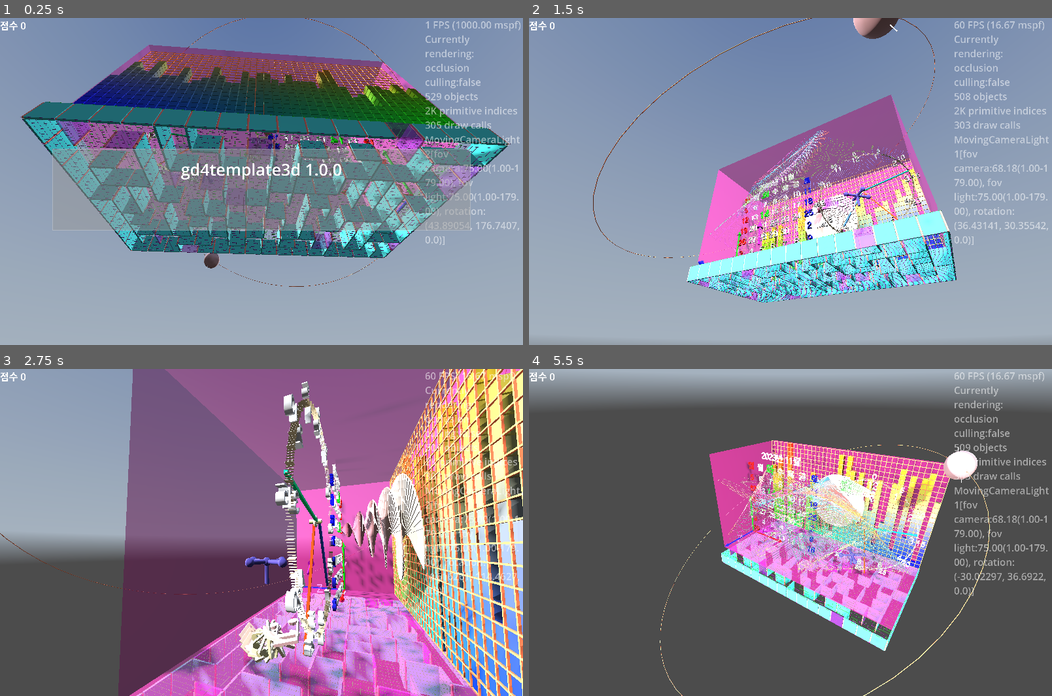
Above: before the commit, frames 1-4 (two rows, left to right).
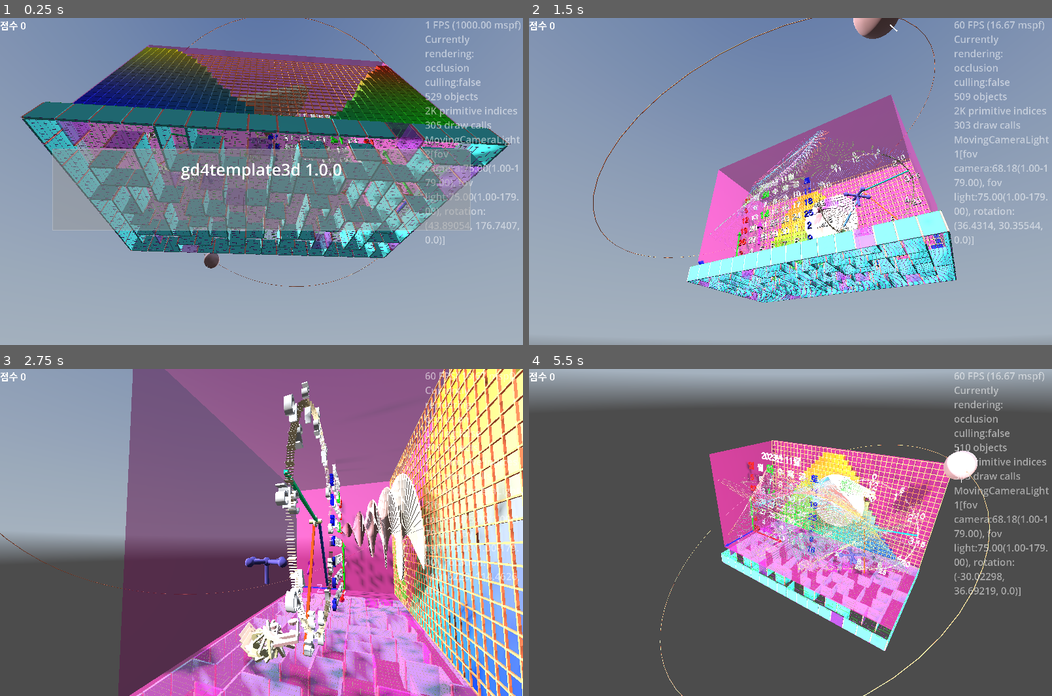
Above: after the commit, the same moments.

Repository: kasworld/gd4template3d
Game: Godot game, scene res://main.tscn
Two runs of this game, one before a commit and one after it. Both use one fixed random seed, a clock stepped at 60 frames per second and the inputs below. A sky picture missing from this copy of the repository is replaced by a grey-blue gradient.
Inputs (mouse positions are in pixels of both pictures, inside the frame that each line leads up to):
- Up to frame 1 (0.25 s): no input
- Up to frame 2 (1.5 s): tap Enter at 0.5, 0.6 s; move the mouse to (905, 165) at 0.52 s; click (905, 165) at 0.67 s; move the mouse to (685, 197) at 1.27 s; tap Delete at 1.35 s; click (685, 197) at 1.42 s
- Up to frame 3 (2.75 s): move the mouse to (313, 460) at 2.02 s; tap Enter at 2.1 s; click (313, 460) at 2.17 s
- Up to frame 4 (5.5 s): move the mouse to (764, 597) at 2.77 s; tap Delete at 2.85, 4.35 s; click (764, 597) at 2.92 s; move the mouse to (947, 581) at 3.52 s; tap Enter at 3.6, 5.1 s; click (947, 581) at 3.67 s; move the mouse to (633, 483) at 4.27 s; click (633, 483) at 4.42 s; move the mouse to (816, 532) at 5.02 s; click (816, 532) at 5.17 s

The runs differ from the first frame. In frame 1, 4.1% of the frame differs, in the area x 13-91%, y 8-72%; in frame 2, 1.2%; in frame 3, 3.8%; in frame 4, 2.3%.

Commit message:
update BarGauge

Diff:
--- a/bar_gauge/bar_gauge.gd
+++ b/bar_gauge/bar_gauge.gd
@@ -7,14 +7,14 @@
 var max_value :int
 var current_value :int
 
-func init(count :int, sz :Vector3, co1 :Color, co2 :Color) -> BarGauge:
+func init(count :int, sz :Vector3, co1 :Color, co2 :Color, alpha :float = 1.0) -> BarGauge:
 	max_value = count
 	current_value = max_value
 
 	var mesh := BoxMesh.new()
 	mesh.size = Vector3(sz.x, sz.y / count /1.1 , sz.z)
 
-	$MultiMeshShape.init(mesh, Color(Color.WHITE, 1.0), count, Vector3.ZERO)
+	$MultiMeshShape.init(mesh, Color(Color.WHITE, alpha), count, Vector3.ZERO)
 	for i in count:
 		var rate := (i as float) / (count as float)
 		var pos3d := Vector3(0,rate*sz.y,0) # grow upward
@@ -44,3 +44,11 @@
 	current_value -= n
 	normalize_current_value()
 	$MultiMeshShape.set_visible_count(current_value)
+
+func set_current_rate( v :float) -> void:
+	current_value = int(v * max_value)
+	normalize_current_value()
+	$MultiMeshShape.set_visible_count(current_value)
+
+func calc_current_rate() -> float:
+	return float(current_value) / float(max_value)
--- a/main.gd
+++ b/main.gd
@@ -68,9 +68,20 @@
 			lerp(Color.RED, Color.YELLOW, irate),
 			)
 		bg.position = Vector3(0.5+i, 0.5, 0.5 -WorldSize.z/2)
-		bg.set_current_value(bg.max_value/2)
+		#bg.set_current_value(bg.max_value/2)
 		gauge_list.append(bg)
 		add_child(bg)
+
+func animate_gauge_rand() -> void:
+	for i in gauge_list.size()/10:
+		var bg = gauge_list.pick_random()
+		bg.inc_current_value( [-1,1].pick_random() )
+
+func animate_gauge_wave() -> void:
+	var now := Time.get_unix_time_from_system()
+	for i in WorldSize.x:
+		var bg = gauge_list[i]
+		bg.set_current_rate( (sin( now*3 + i/WorldSize.x*2*PI ) + 1) / 2.0 )
 
 func wallbox_demo() -> void:
 	$WallBox.mesh.size = WorldSize #+ Vector3(1,1,5)
@@ -229,8 +240,7 @@
 
 func _process(_delta: float) -> void:
 	label_demo()
-	for i in gauge_list.size()/4:
-		gauge_list.pick_random().inc_current_value([-1,1].pick_random())
+	animate_gauge_wave()
 	main_animation.handle_animation()
 	if $MovingCameraLightHober.is_current_camera():
 		$MovingCameraLightHober.move_hober_around_z(WorldSize/2, (WorldSize.x+WorldSize.y)/2, WorldSize.length()*0.6 )
